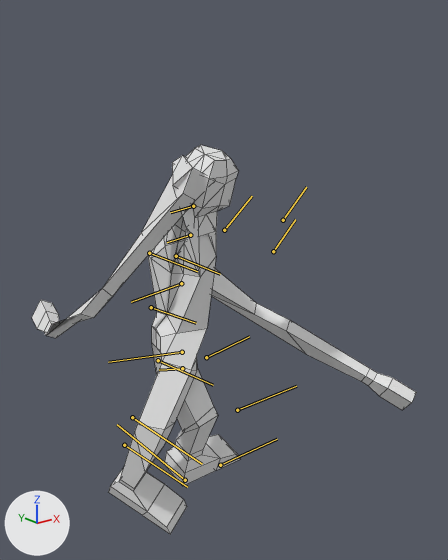
What one commit did to the FBX model BunchesProject/Assets/FBX/Human.fbx.
Both versions are drawn from a 50 mm lens placed at (-0.0165, -0.0241, 0.0205), pointed at (0.0021, -0.0008, 0.0112). The axes (+X, +Y, +Z) are drawn at lower left. The lights are the same throughout. Both versions are drawn at frame 8 of the action 'Default Take'; the numbers are the values there. The bones that bend it are drawn over the model as lines. Mesh edges are drawn as thin lines.

The first picture shows 'HumanMesh'.
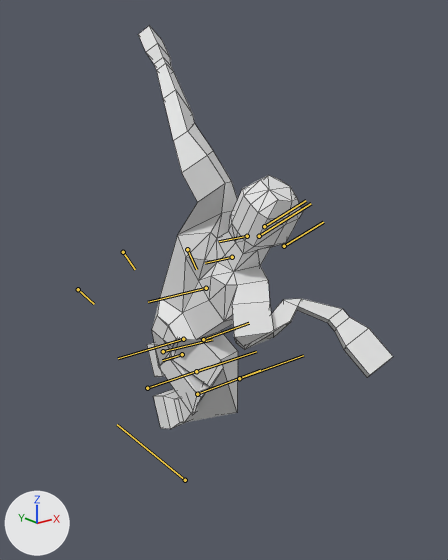
The edits, one by one:
Bone 'Pelvis' (bone_pelvis) moves from (-0.078, 0.0, 0.0) to (0.0, 0.0, 0.0).
Bone 'Pelvis' (bone_pelvis) turns from (-30, 0, 0) to (0, -10, 0) degrees about its own x, y and z.
Bone 'Stomach' (bone_stomach) turns from (10, -1, 0) to (0, -19, 0) degrees about its own x, y and z.
Bone 'Chest' (bone_chest) turns from (30, -19, -6) to (0, -20, 0) degrees about its own x, y and z.
Bone 'Head' (bone_head) turns from (1, 0, 0) to (0, 16, 0) degrees about its own x, y and z.
Bone 'UArm_r' (bone_uarm_r) moves from (0.0, 0.0, 0.0) to (-0.043, -0.03, -0.077).
Bone 'UArm_r' (bone_uarm_r) turns from (33, -52, 38) to (0, 21, 35) degrees about its own x, y and z.
Bone 'LArm_r' (bone_larm_r) turns from (0, -125, 0) to (0, -34, 0) degrees about its own x, y and z.
Bone 'UArm_l' (bone_uarm_l) moves from (0.0, 0.0, 0.0) to (-0.043, 0.03, -0.077).
Bone 'UArm_l' (bone_uarm_l) turns from (-80, -78, 15) to (0, 21, -35) degrees about its own x, y and z.
Bone 'LArm_l' (bone_larm_l) turns from (0, -74, 0) to (0, -34, 0) degrees about its own x, y and z.
Bone 'ULeg_r' (bone_uleg_r) moves from (0.0, 0.0, 0.0) to (-0.005, 0.0, 0.007).
Bone 'ULeg_r' (bone_uleg_r) turns from (23, -17, -25) to (0, -75, 0) degrees about its own x, y and z.
Bone 'LLeg_r' (bone_lleg_r) turns from (-2, 54, -14) to (0, 134, 0) degrees about its own x, y and z.
Bone 'ULeg_l' (bone_uleg_l) moves from (0.0, 0.0, 0.0) to (-0.005, 0.0, 0.007).
Bone 'ULeg_l' (bone_uleg_l) turns from (-39, -29, 27) to (0, -75, 0) degrees about its own x, y and z.
Bone 'LLeg_l' (bone_lleg_l) turns from (-2, 55, -5) to (0, 134, 0) degrees about its own x, y and z.

What differs and where, as boxes [x1, y1, x2, y2] in the pictures (448 x 560 px):
'HumanMesh', posed (34% narrower)
    before: [32, 145, 416, 534]
    after: [138, 26, 393, 429]
bone 'Pelvis', root to tip
    before: (182, 368) to (159, 370)
    after: (182, 354) to (162, 360)
bone 'Stomach', root to tip
    before: (182, 352) to (108, 362)
    after: (183, 339) to (118, 358)
bone 'Chest', root to tip
    before: (181, 283) to (131, 302)
    after: (206, 288) to (148, 302)
bone 'Head', root to tip
    before: (193, 206) to (170, 212)
    after: (247, 236) to (219, 241)
bone 'UArm_r', root to tip
    before: (149, 253) to (197, 271)
    after: (187, 249) to (196, 269)
bone 'LArm_r', root to tip
    before: (151, 307) to (196, 323)
    after: (123, 252) to (135, 269)
bone 'UArm_l', root to tip
    before: (224, 230) to (252, 196)
    after: (259, 236) to (311, 203)
bone 'LArm_l', root to tip
    before: (273, 251) to (295, 219)
    after: (264, 226) to (306, 200)
bone 'ULeg_r', root to tip
    before: (158, 360) to (213, 385)
    after: (163, 351) to (212, 339)
bone 'LLeg_r', root to tip
    before: (132, 417) to (202, 464)
    after: (197, 394) to (260, 370)
bone 'ULeg_l', root to tip
    before: (206, 357) to (249, 336)
    after: (203, 339) to (249, 323)
bone 'LLeg_l', root to tip
    before: (237, 410) to (296, 386)
    after: (239, 378) to (303, 355)
